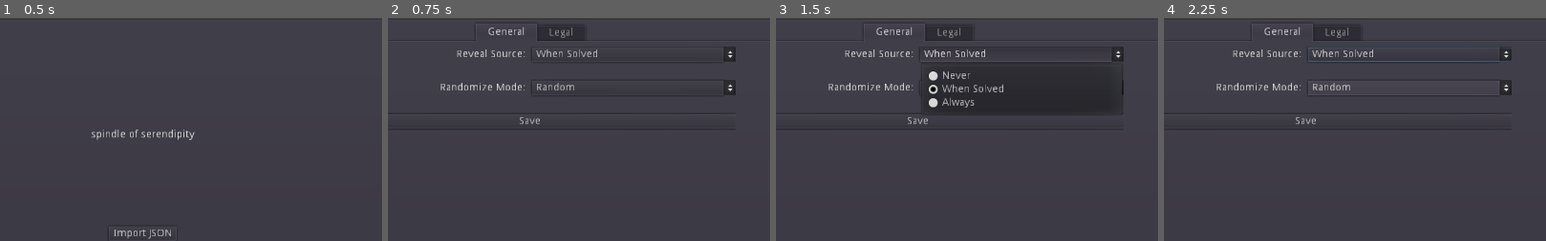
Above: before the commit, frames 1-4 (left to right).
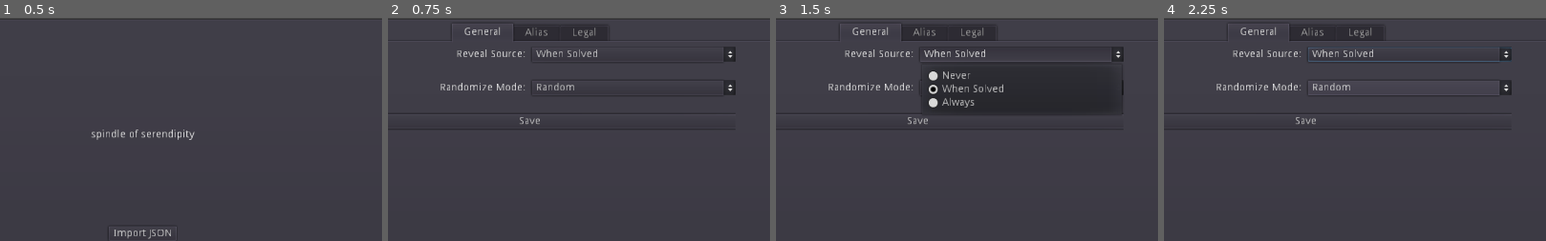
Above: after the commit, the same moments.

Repository: zacryol/spindle-of-serendipity
Game: Godot game, scene res://game/menus/MainMenu.tscn
Two runs of this game, one before a commit and one after it. Both use one fixed random seed, a clock stepped at 60 frames per second and the inputs below.
Inputs:
- Up to frame 1 (0.5 s): no input
- Up to frame 2 (0.75 s): click "Settings" at 0.5 s
- Up to frame 3 (1.5 s): click "When Solved" at 1.25 s
- Up to frame 4 (2.25 s): click "Random" at 2 s
The pictures show only the part of the screen within x 31-81%, y 0-50%; the shares and areas given below are measured in that part.

Frame 1 is identical in both runs. In frame 2, 0.5% of the frame differs, in the area x 16-55%, y 2-11%; in frame 3, 0.5%; in frame 4, 0.5%.

Commit message:
Added Alias tab to Settings menu

Diff:
--- a/game/menus/settings/Settings.tscn
+++ b/game/menus/settings/Settings.tscn
@@ -25,6 +25,7 @@
 margin_bottom = 593.0
 
 [node name="General" type="Tabs" parent="PanelContainer/TabContainer"]
+visible = false
 anchor_right = 1.0
 anchor_bottom = 1.0
 margin_left = 4.0
@@ -99,6 +100,14 @@
 margin_bottom = 110.0
 text = "Save"
 
+[node name="Alias" type="Tabs" parent="PanelContainer/TabContainer"]
+anchor_right = 1.0
+anchor_bottom = 1.0
+margin_left = 4.0
+margin_top = 32.0
+margin_right = -4.0
+margin_bottom = -4.0
+
 [node name="Legal" type="Tabs" parent="PanelContainer/TabContainer"]
 visible = false
 anchor_right = 1.0
